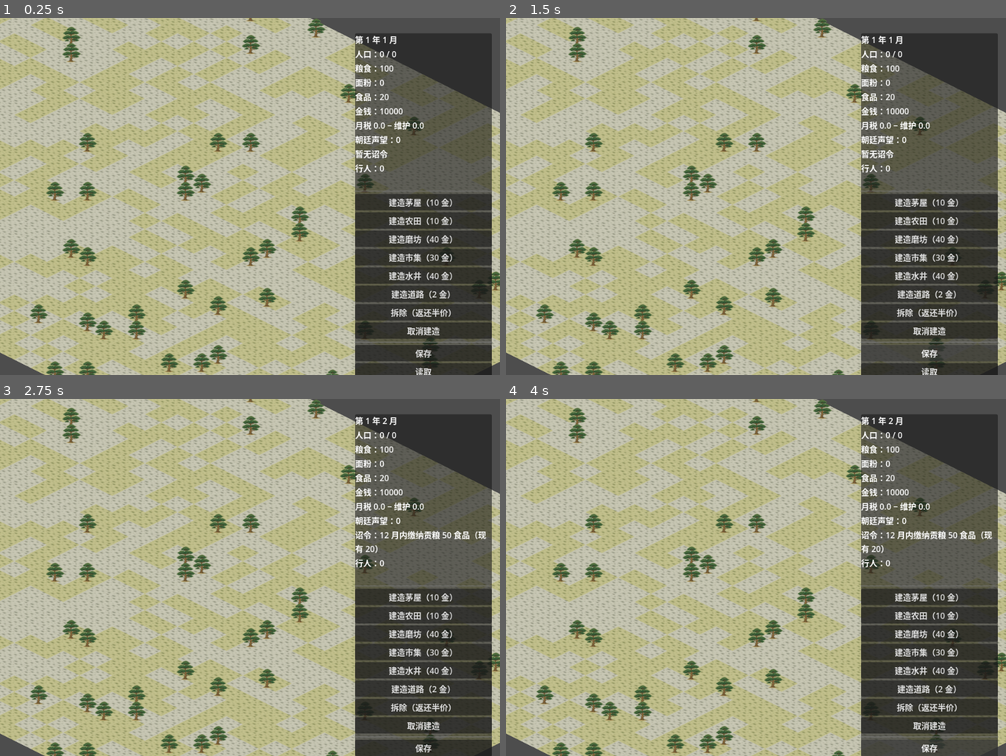
Above: before the commit, frames 1-4 (two rows, left to right).
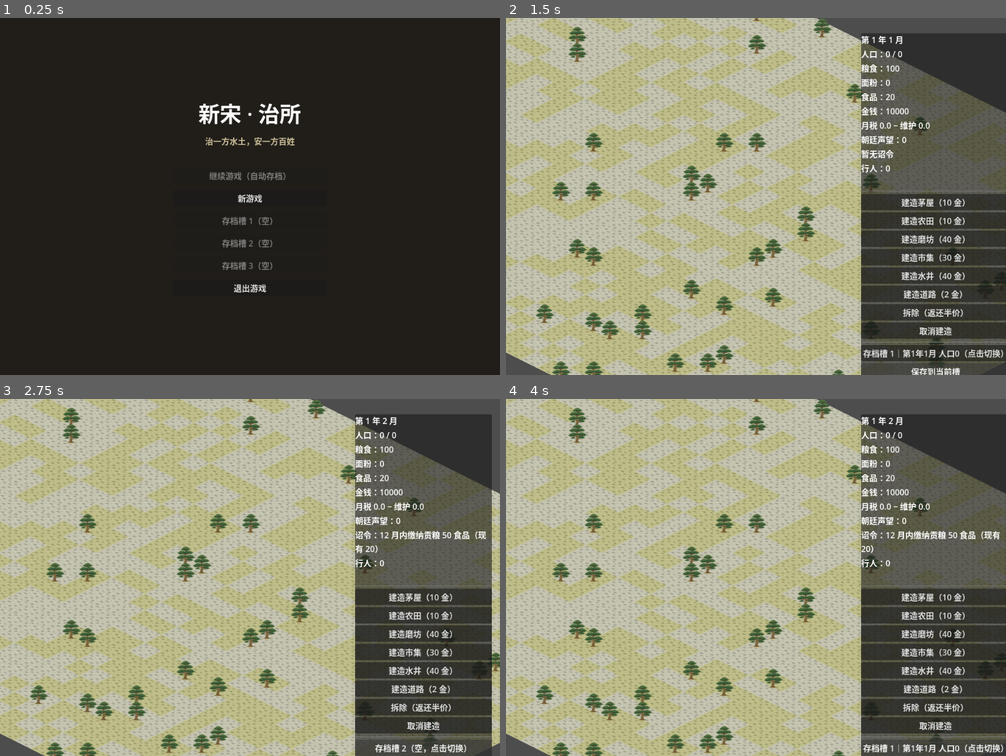
Above: after the commit, the same moments.

Repository: kreator666/tiny
Game: Godot game, scene res://scenes/menu.tscn
Two runs of this game, one before a commit and one after it. Both use one fixed random seed, a clock stepped at 60 frames per second and the inputs below. Before the commit the project starts from res://scenes/main.tscn.
Inputs (mouse positions are in pixels of both pictures, inside the frame that each line leads up to):
- Up to frame 1 (0.25 s): no input
- Up to frame 2 (1.5 s): click (756, 196) at 0.5 s, where only the run after the commit has a clickable "新游戏"; click "保存" (after the commit: "保存到当前槽") at 1.25 s
- Up to frame 3 (2.75 s): click (430, 734) at 2 s, where only the run after the commit has a clickable "存档槽 1｜第1年1月 人口0（点击切换）"
- Up to frame 4 (4 s): click (931, 748) at 2.75 s, where only the run before the commit has a clickable "保存"; click (931, 748) at 3.5 s, where only the run after the commit has a clickable "存档槽 3（空，点击切换）"

The runs differ from the first frame. In frame 1, 88% of the frame differs, in the area x 0-100%, y 0-100%; in frame 2, 3.7%; in frame 3, 0.3%; in frame 4, 3.6%.

Commit message:
主菜单 + 多存档位(1-3) + 每年自动存档

Diff:
--- a/project.godot
+++ b/project.godot
@@ -15,7 +15,7 @@
 [application]
 
 config/name="新宋 · 治所"
-run/main_scene="res://scenes/main.tscn"
+run/main_scene="res://scenes/menu.tscn"
 config/features=PackedStringArray("4.7", "Forward Plus")
 
 [display]
--- /dev/null
+++ b/scenes/menu.tscn
@@ -0,0 +1,12 @@
+[gd_scene load_steps=2 format=3 uid="uid://b8xinsmenu001"]
+
+[ext_resource type="Script" path="res://scripts/menu.gd" id="1"]
+
+[node name="Menu" type="Control"]
+layout_mode = 3
+anchors_preset = 15
+anchor_right = 1.0
+anchor_bottom = 1.0
+grow_horizontal = 2
+grow_vertical = 2
+script = ExtResource("1")
--- a/scripts/main.gd
+++ b/scripts/main.gd
@@ -1,3 +1,4 @@
+class_name Main
 extends Node2D
 ## 游戏主逻辑：网格地图、建筑放置、月份推演、HUD。
 ## 渲染：45° 斜投影（菱形地砖）+ 建筑立牌（billboard）+ 深度排序遮挡。
@@ -49,6 +50,11 @@
 const ESTATE_UPKEEP := 5.0
 # 朝廷诏令轮换：缴税/贡粮/人口/宅院
 const EDICT_CYCLE := ["tax", "tribute", "population", "estate"]
+
+# 启动模式（由主菜单 scene 写入静态变量后切场景）：
+#   "new"  全新开局； "auto" 读自动存档； "slot" 读 boot_slot 指定存档位
+static var boot_mode := "new"
+static var boot_slot := 1
 
 # 贴图运行时加载（素材包切换见 AssetLib；严禁在 _draw 中 load）
 var ground_tex: Array = []  # [ground_0, ground_1]
@@ -131,6 +137,8 @@
 var _edict_label: Label
 var _econ_label: Label
 var _tool_buttons := {}
+var _active_slot := 1
+var _slot_btn: Button
 
 
 func _ready() -> void:
@@ -143,6 +151,22 @@
 	_apply_rotation(0)
 	var map_center := MAP_ORIGIN + Vector2(GRID_W, GRID_H) * CELL / 2
 	_cam_pos = _proj() * map_center
+
+	# 按主菜单指定的启动模式读档（测试脚本直接实例化本场景时保持 "new" 不受影响）
+	match boot_mode:
+		"auto":
+			var auto_state := SaveManager.load_auto()
+			if not auto_state.is_empty():
+				_apply_state(auto_state)
+				_show_message("已读取自动存档（第 %d 年 %d 月）" % [year, month])
+		"slot":
+			var slot_state := SaveManager.load_slot(boot_slot)
+			if not slot_state.is_empty():
+				_active_slot = boot_slot
+				_apply_state(slot_state)
+				_show_message("已读取存档槽 %d（第 %d 年 %d 月）" % [boot_slot, year, month])
+	boot_mode = "new"
+	_update_slot_btn()
 
 
 func _load_building_defs() -> void:
@@ -737,6 +761,10 @@
 		month = 1
 		year += 1
 
+	# 每年自动保存一次（静默）
+	if _months_total % 12 == 0:
+		SaveManager.save_auto(_build_state())
+
 	_update_hud()
 	queue_redraw()
 
@@ -831,7 +859,7 @@
 
 # ---------- 存档 ----------
 
-func _on_save_pressed() -> void:
+func _build_state() -> Dictionary:
 	var list := []
 	for cell: Vector2i in buildings:
 		list.append({"x": cell.x, "y": cell.y, "type": buildings[cell]})
@@ -841,7 +869,7 @@
 	var tree_list := []
 	for cell: Vector2i in trees:
 		tree_list.append({"x": cell.x, "y": cell.y})
-	var state := {
+	return {
 		"population": population,
 		"grain": grain,
 		"flour": flour,
@@ -857,15 +885,9 @@
 		"estates": estate_list,
 		"trees": tree_list,
 	}
-	var err := SaveManager.save_game(state)
-	_show_message("保存成功" if err == OK else "保存失败")
-
-
-func _on_load_pressed() -> void:
-	var state := SaveManager.load_game()
-	if state.is_empty():
-		_show_message("没有找到存档")
-		return
+
+
+func _apply_state(state: Dictionary) -> void:
 	population = int(state["population"])
 	grain = float(state["grain"])
 	flour = float(state.get("flour", 0.0))
@@ -894,36 +916,43 @@
 		trees[Vector2i(int(entry["x"]), int(entry["y"]))] = true
 	_refresh_capacity()
 	_update_hud()
+	_update_slot_btn()
 	queue_redraw()
-	_show_message("读取成功")
-
-
-func _on_reset_pressed() -> void:
-	buildings.clear()
-	estates.clear()
-	walkers.clear()
-	serviced.clear()
-	watered.clear()
-	evolve_prog.clear()
-	burning.clear()
-	locust_months_left = 0
-	_months_total = 0
-	prestige = 0
-	edict = {}
-	_edict_counter = 0
-	last_tax_income = 0.0
-	last_upkeep = 0.0
-	population = 0
-	grain = 100.0
-	flour = 0.0
-	food = 20.0
-	gold = 10000.0
-	year = 1
-	month = 1
-	_refresh_capacity()
-	_update_hud()
-	queue_redraw()
-	_show_message("已开新档")
+
+
+func _on_save_pressed() -> void:
+	var err := SaveManager.save_slot(_active_slot, _build_state())
+	_update_slot_btn()
+	_show_message("已保存到存档槽 %d" % _active_slot if err == OK else "保存失败")
+
+
+func _on_load_pressed() -> void:
+	var state := SaveManager.load_slot(_active_slot)
+	if state.is_empty():
+		_show_message("存档槽 %d 是空的" % _active_slot)
+		return
+	_apply_state(state)
+	_show_message("已读取存档槽 %d" % _active_slot)
+
+
+func _on_slot_cycle_pressed() -> void:
+	_active_slot = _active_slot % SaveManager.SLOT_COUNT + 1  # 1 -> 2 -> 3 -> 1
+	_update_slot_btn()
+
+
+func _update_slot_btn() -> void:
+	if _slot_btn == null:
+		return
+	var info := SaveManager.slot_info(_active_slot)
+	if info.is_empty():
+		_slot_btn.text = "存档槽 %d（空，点击切换）" % _active_slot
+	else:
+		_slot_btn.text = "存档槽 %d｜第%d年%d月 人口%d（点击切换）" % [
+			_active_slot, int(info.get("year", 1)), int(info.get("month", 1)), int(info.get("population", 0))]
+
+
+func _on_menu_pressed() -> void:
+	get_tree().change_scene_to_file("res://scenes/menu.tscn")
 
 
 # ---------- HUD ----------
@@ -997,20 +1026,24 @@
 	var sep2 := HSeparator.new()
 	box.add_child(sep2)
 
+	_slot_btn = Button.new()
+	_slot_btn.pressed.connect(_on_slot_cycle_pressed)
+	box.add_child(_slot_btn)
+
 	var save_btn := Button.new()
-	save_btn.text = "保存"
+	save_btn.text = "保存到当前槽"
 	save_btn.pressed.connect(_on_save_pressed)
 	box.add_child(save_btn)
 
 	var load_btn := Button.new()
-	load_btn.text = "读取"
+	load_btn.text = "读取当前槽"
 	load_btn.pressed.connect(_on_load_pressed)
 	box.add_child(load_btn)
 
-	var reset_btn := Button.new()
-	reset_btn.text = "开新档"
-	reset_btn.pressed.connect(_on_reset_pressed)
-	box.add_child(reset_btn)
+	var menu_btn := Button.new()
+	menu_btn.text = "返回主菜单"
+	menu_btn.pressed.connect(_on_menu_pressed)
+	box.add_child(menu_btn)
 
 	_message_label = Label.new()
 	_message_label.autowrap_mode = TextServer.AUTOWRAP_WORD_SMART
--- /dev/null
+++ b/scripts/menu.gd
@@ -0,0 +1,86 @@
+extends Control
+## 主菜单：继续游戏（自动存档）/ 新游戏 / 读取存档位 1-3 / 退出。
+## 通过 Main.boot_mode / Main.boot_slot 静态变量把选择传给游戏场景。
+
+const MAIN_SCENE := "res://scenes/main.tscn"
+
+
+func _ready() -> void:
+	var bg := ColorRect.new()
+	bg.color = Color(0.13, 0.12, 0.10)
+	bg.set_anchors_preset(Control.PRESET_FULL_RECT)
+	add_child(bg)
+
+	var center := CenterContainer.new()
+	center.set_anchors_preset(Control.PRESET_FULL_RECT)
+	add_child(center)
+
+	var box := VBoxContainer.new()
+	box.add_theme_constant_override("separation", 12)
+	center.add_child(box)
+
+	var title := Label.new()
+	title.text = "新宋 · 治所"
+	title.horizontal_alignment = HORIZONTAL_ALIGNMENT_CENTER
+	title.add_theme_font_size_override("font_size", 42)
+	box.add_child(title)
+
+	var subtitle := Label.new()
+	subtitle.text = "治一方水土，安一方百姓"
+	subtitle.horizontal_alignment = HORIZONTAL_ALIGNMENT_CENTER
+	subtitle.add_theme_font_size_override("font_size", 16)
+	subtitle.modulate = Color(0.8, 0.75, 0.6)
+	box.add_child(subtitle)
+
+	var spacer := Control.new()
+	spacer.custom_minimum_size = Vector2(0, 16)
+	box.add_child(spacer)
+
+	var cont := Button.new()
+	cont.text = "继续游戏（自动存档）"
+	cont.disabled = SaveManager.load_auto().is_empty()
+	cont.custom_minimum_size = Vector2(300, 0)
+	cont.pressed.connect(_on_continue)
+	box.add_child(cont)
+
+	var new_game := Button.new()
+	new_game.text = "新游戏"
+	new_game.custom_minimum_size = Vector2(300, 0)
+	new_game.pressed.connect(_on_new_game)
+	box.add_child(new_game)
+
+	for slot in range(1, SaveManager.SLOT_COUNT + 1):
+		var info := SaveManager.slot_info(slot)
+		var btn := Button.new()
+		btn.custom_minimum_size = Vector2(300, 0)
+		if info.is_empty():
+			btn.text = "存档槽 %d（空）" % slot
+			btn.disabled = true
+		else:
+			btn.text = "存档槽 %d｜第%d年%d月 人口%d 金%d" % [
+				slot, int(info.get("year", 1)), int(info.get("month", 1)),
+				int(info.get("population", 0)), int(info.get("gold", 0))]
+			btn.pressed.connect(_on_load_slot.bind(slot))
+		box.add_child(btn)
+
+	var quit := Button.new()
+	quit.text = "退出游戏"
+	quit.custom_minimum_size = Vector2(300, 0)
+	quit.pressed.connect(func() -> void: get_tree().quit())
+	box.add_child(quit)
+
+
+func _on_continue() -> void:
+	Main.boot_mode = "auto"
+	get_tree().change_scene_to_file(MAIN_SCENE)
+
+
+func _on_new_game() -> void:
+	Main.boot_mode = "new"
+	get_tree().change_scene_to_file(MAIN_SCENE)
+
+
+func _on_load_slot(slot: int) -> void:
+	Main.boot_mode = "slot"
+	Main.boot_slot = slot
+	get_tree().change_scene_to_file(MAIN_SCENE)
--- a/scripts/save_manager.gd
+++ b/scripts/save_manager.gd
@@ -1,24 +1,71 @@
 class_name SaveManager
 extends RefCounted
 ## 负责把游戏状态存成 JSON 文件、再读回来。
+## 支持 3 个手动存档位 + 1 个自动存档：
+##   user://save_slot_1.json ~ save_slot_3.json
+##   user://autosave.json
 ## 存档位置：Godot 的 user:// 目录（Windows 下是
 ## C:\Users\<用户名>\AppData\Roaming\Godot\app_userdata\新宋 · 治所\）
 
-const SAVE_PATH := "user://save_city.json"
+const SLOT_COUNT := 3
+const AUTO_PATH := "user://autosave.json"
 
 
+static func _slot_path(slot: int) -> String:
+	return "user://save_slot_%d.json" % slot
+
+
+static func save_slot(slot: int, state: Dictionary) -> Error:
+	return _write(_slot_path(slot), state)
+
+
+static func load_slot(slot: int) -> Dictionary:
+	return _read(_slot_path(slot))
+
+
+static func slot_info(slot: int) -> Dictionary:
+	## 返回槽位完整存档（调用方自取 year/month/population/gold），空槽返回 {}
+	return load_slot(slot)
+
+
+static func save_auto(state: Dictionary) -> Error:
+	return _write(AUTO_PATH, state)
+
+
+static func load_auto() -> Dictionary:
+	return _read(AUTO_PATH)
+
+
+static func has_any_save() -> bool:
+	if FileAccess.file_exists(AUTO_PATH):
+		return true
+	for slot in range(1, SLOT_COUNT + 1):
+		if FileAccess.file_exists(_slot_path(slot)):
+			return true
+	return false
+
+
+# 旧单文件接口的兼容别名（统一落到存档槽 1）
 static func save_game(state: Dictionary) -> Error:
-	var file := FileAccess.open(SAVE_PATH, FileAccess.WRITE)
+	return save_slot(1, state)
+
+
+static func load_game() -> Dictionary:
+	return load_slot(1)
+
+
+static func _write(path: String, state: Dictionary) -> Error:
+	var file := FileAccess.open(path, FileAccess.WRITE)
 	if file == null:
 		return FileAccess.get_open_error()
 	file.store_string(JSON.stringify(state, "\t"))
 	return OK
 
 
-static func load_game() -> Dictionary:
-	if not FileAccess.file_exists(SAVE_PATH):
+static func _read(path: String) -> Dictionary:
+	if not FileAccess.file_exists(path):
 		return {}
-	var file := FileAccess.open(SAVE_PATH, FileAccess.READ)
+	var file := FileAccess.open(path, FileAccess.READ)
 	if file == null:
 		return {}
 	var parsed: Variant = JSON.parse_string(file.get_as_text())
Not shown, added: scripts/menu.gd.uid
